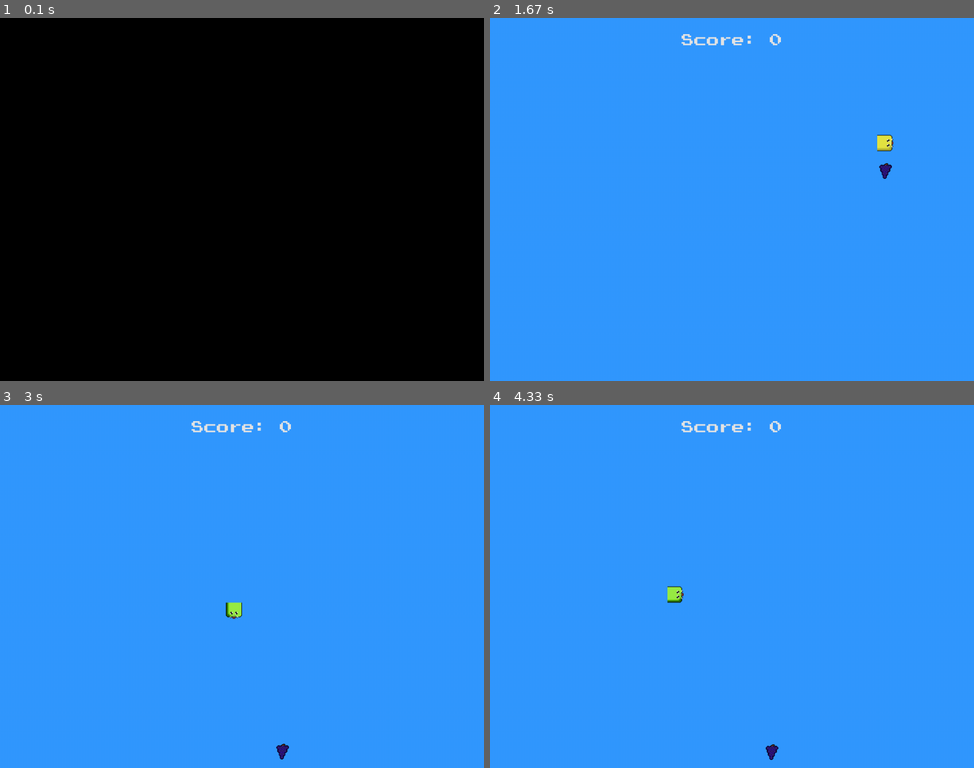
Above: before the commit, frames 1-4 (two rows, left to right).
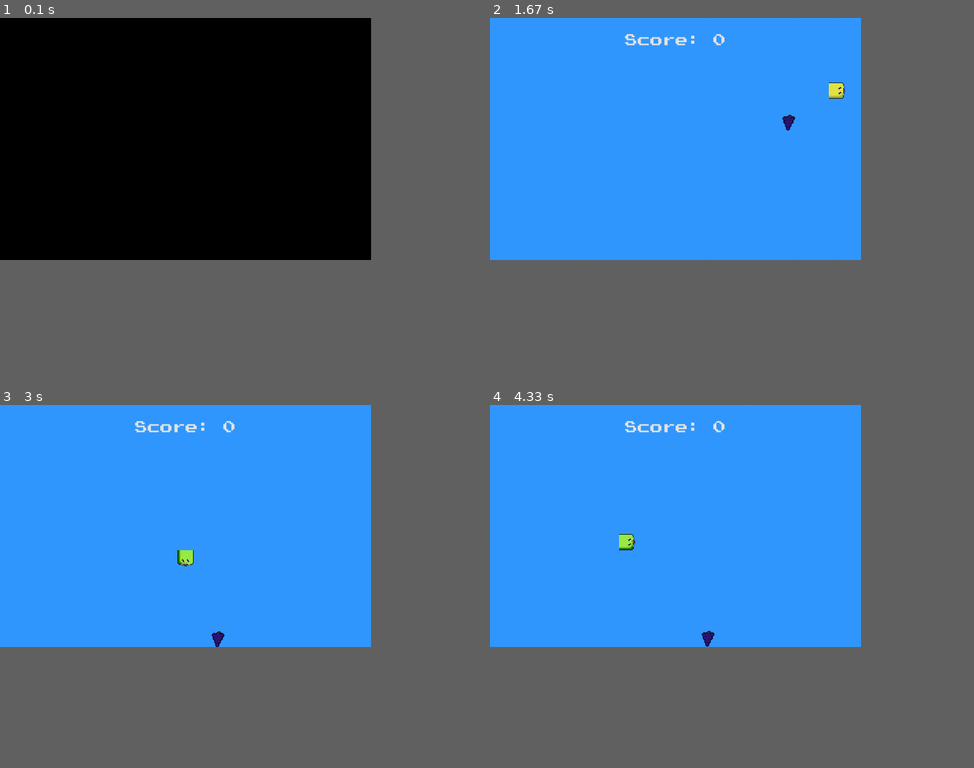
Above: after the commit, the same moments.

Repository: LUDUSLab/stem-games
Game: pygame game, started from natanael.lucena/snakepro/main.py
Same seed, same stepped clock (60 frames per second), same inputs: the game is played once before the commit and once after it.
Inputs:
- Up to frame 1 (0.1 s): no input
- Up to frame 2 (1.67 s): hold D 0.33-0.8 s; hold W 0.83-1.13 s; hold D 1.17-1.63 s
- Up to frame 3 (3 s): tap E at 2.23 s; hold S from 2.8 s (still down)
- Up to frame 4 (4.33 s): release S at 3.25 s; hold A 3.28-3.68 s; hold W 3.72-4.08 s; hold D from 4.12 s (still down)
In our replay, the window is 900x675 before the commit and 690x450 after it. These sizes can differ from the game's own. Grey fills any space a smaller window leaves; there, only what the larger window draws over its background counts as a difference.

The runs differ from the first frame. In frame 1, only the window size differs. In frame 2, 0.9% of the frame differs, in the area x 27-84%, y 4-45%; in frame 3, 0.8%; in frame 4, 0.9%.

Commit message:
screen size temporarily changed

Diff:
--- a/natanael.lucena/snakepro/main.py
+++ b/natanael.lucena/snakepro/main.py
@@ -9,8 +9,7 @@
 COLOR_LIGHT_BLUE = (51, 153, 255)
 
 # Window
-window = (960, 720)
-center = (window[0] // 2, window[1] // 2)
+window = (736, 480)
 screen = pygame.display.set_mode(window)
 pygame.display.set_caption("PySnake")
 
@@ -113,7 +112,7 @@
 # Main game loop
 def game_loop():
     global general_fruit_x, general_fruit_y, player_record, snake_imgs
-    set_obj_coordinates(snake, center[0] - snake.w, center[1] - snake.h)
+    set_obj_coordinates(snake, (window[0] - snake.w)//2, (window[1] - snake.h)//2)
     game_close, game_over = False, False
     pygame.mixer.music.play(-1)
     x_move, y_move = 0, 0
@@ -136,9 +135,9 @@
             if snake_len - 1 > player_record:
                 player_record = snake_len - 1
             msg(continue_msg, "Your record: {}".format(player_record),
-                (center[0] - continue_msg.size("Your record: *")[0] / 2, snake.w))
+                (window[0]//2 - continue_msg.size("Your record: *")[0] / 2, snake.w))
             msg(game_over_font, "Game Over",
-                (center[0] - game_over_font.size("Game Over")[0] / 2, center[1] - window[1] // 4))
+                (window[0]//2 - game_over_font.size("Game Over")[0] / 2, window[1]//2 - window[1] // 4))
             for event in pygame.event.get():
                 if event.type == pygame.QUIT:
                     quit()
@@ -161,7 +160,7 @@
         screen.blit(fruits_imgs[random_ind2][frame_aux], general_fruit)
         # Displays score on the game screen
         msg(continue_msg, "Score: {}".format(snake_len - 1),
-            (center[0] - continue_msg.size("Score: *")[0] / 2, snake.w))
+            (window[0]//2 - continue_msg.size("Score: *")[0] / 2, snake.w))
         # Auxiliary variables
         frame_aux += 1
         if frame_aux > 2:
@@ -191,7 +190,7 @@
                         rotate_imgs(90, random_ind1)
                     elif x_move < 0:
                         rotate_imgs(-90, random_ind1)
-                    y_move = -snake.w
+                    y_move = -snake.h
                     x_move = 0
                 elif event.key == pygame.K_s and y_move >= 0:
                     if x_move > 0 and y_move == 0:
@@ -200,7 +199,7 @@
                         rotate_imgs(90, random_ind1)
                     elif x_move == 0 and y_move == 0:
                         rotate_imgs(180, random_ind1)
-                    y_move = snake.w
+                    y_move = snake.h
                     x_move = 0
         # Snake moves
         snake.x += x_move
@@ -232,8 +231,8 @@
         # Fruit eaten
         if fruit_eaten:
             random_ind1 = random_ind2
+            apple_sound.play()
             snake_len += 1
-            apple_sound.play()
             random_fruit(snake_pos)
             for m in range(3):
                 snake_imgs[random_ind1][m] = img("snake_" + snake_colors[random_ind1] + str(m + 1))  # Reset snake image
